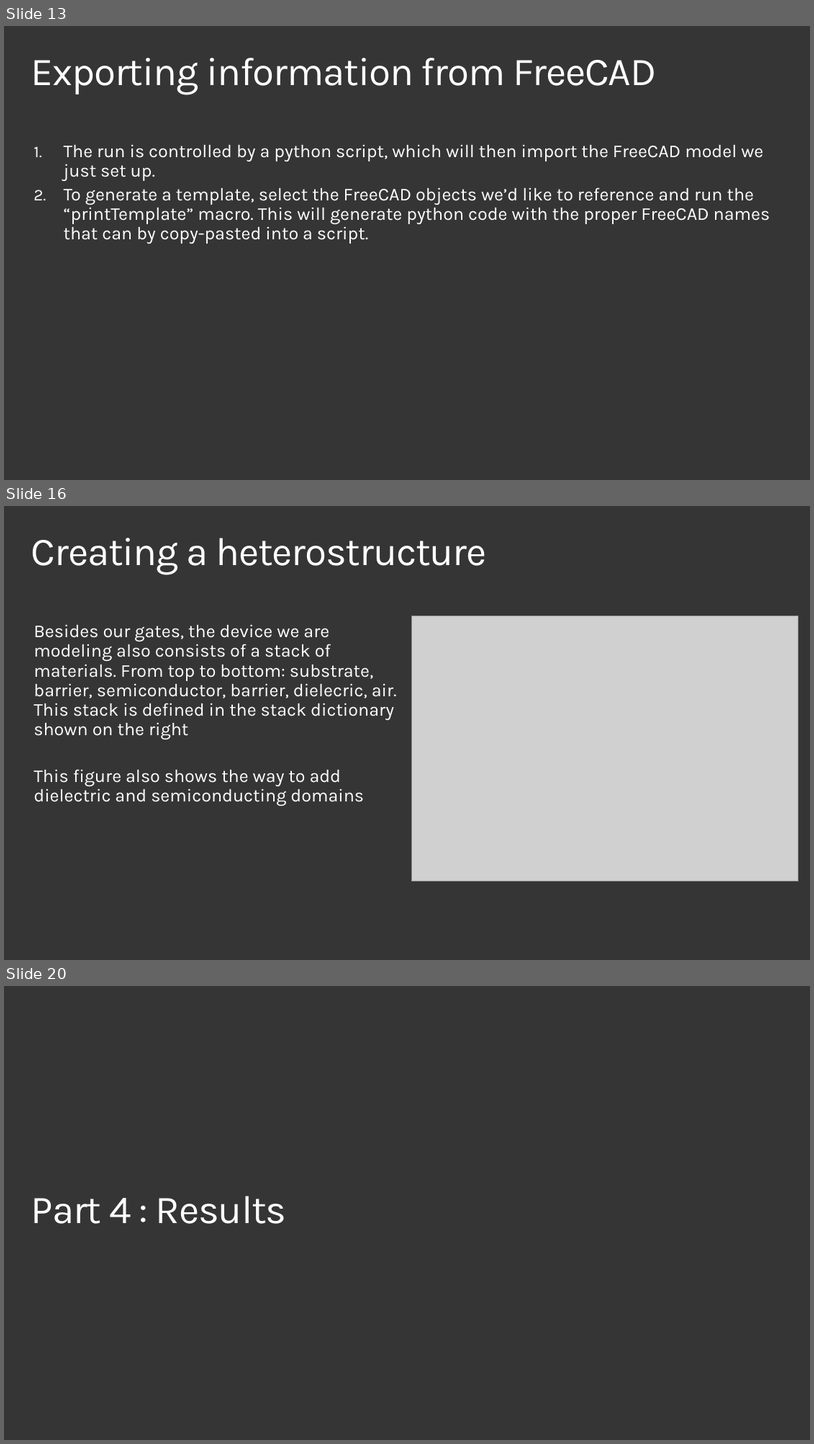
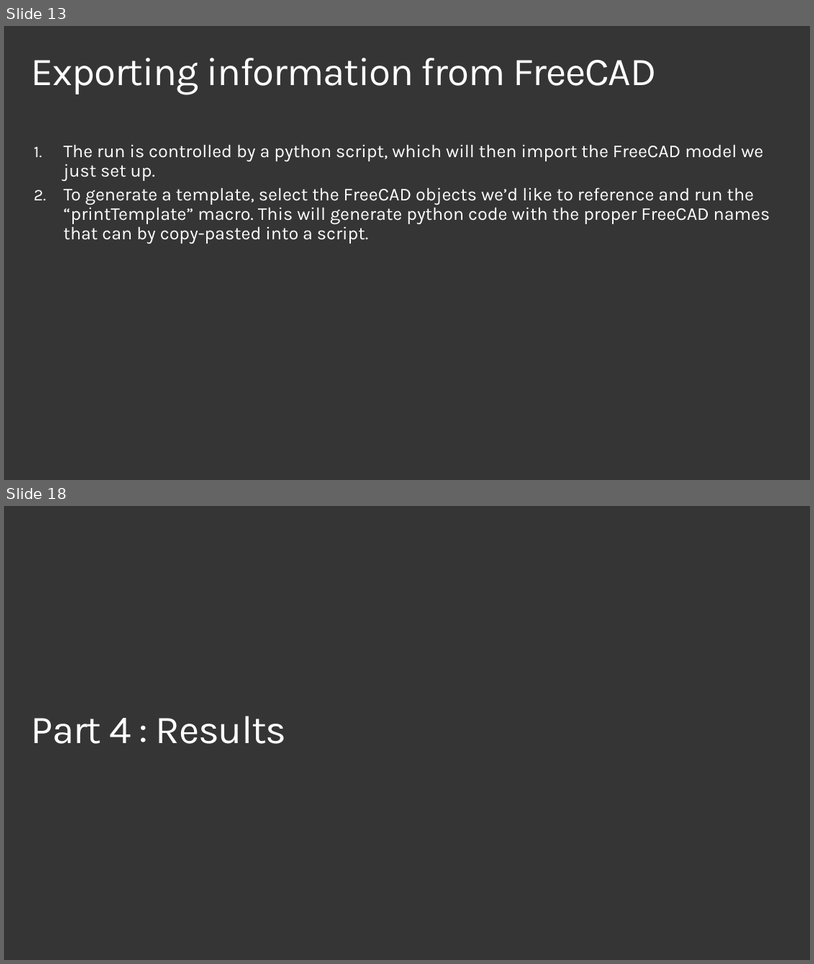
Before and after one commit to microsoft/qmt, a slide deck: examples/1_3D_2DEG/2DEG example.pptx. Shown one above the other, each under a label of ours: slides 13, 16 and 20 before the commit, slides 13 and 18 after it; the slides between them are not shown. The pictures are 814x1444 and 814x964 pixels, drawn with LibreOffice and Linux fonts; fonts in the diff are those of the drawing; grey boxes stand for pictures; background and template pictures are left out. Boxes give left, top, right and bottom in pixels: in the first picture for what was removed or moved away, otherwise in the second. Text is boxed around its words. In the diff, an @@ line names an element or a change of style, - is before the commit and + after.

```diff
--- a/examples/1_3D_2DEG/2DEG example.pptx
+++ b/examples/1_3D_2DEG/2DEG example.pptx
@@ slide 16 removed at (x1=4, y1=506, x2=810, y2=960), background #353535 @@
@@ title removed at (x1=31, y1=538, x2=486, y2=575) @@
-Creating a heterostructure
@@ text removed at (x1=34, y1=624, x2=397, y2=806) @@
-Besides our gates, the device we are modeling also consists of a stack of materials. From top to bottom: substrate, barrier, semiconductor, barrier, dielecric, air. This stack is defined in the stack dictionary shown on the right
-This figure also shows the way to add dielectric and semiconducting domains
@@ picture removed at (x1=412, y1=616, x2=799, y2=881) @@
@@ what was slide 20 is now slide 18 @@
```
Also in this commit, not shown: 5 slides changed, 1 other slide removed, 1 other file.
